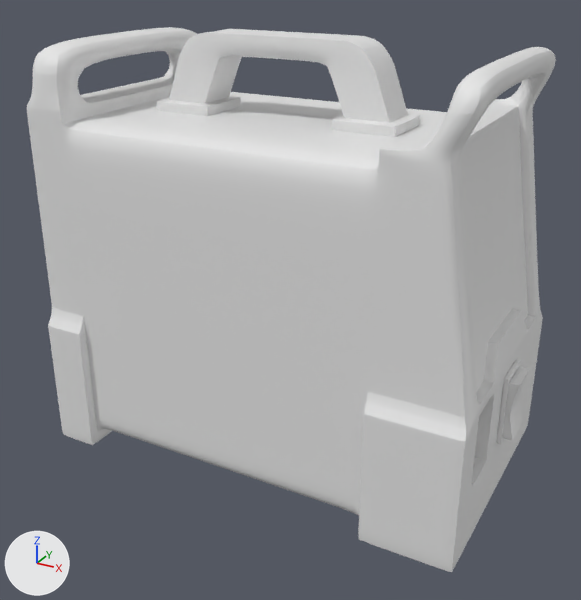
What one commit did to the Blender file Models/Welder/Welder.blend.
One viewpoint serves both versions: a 50 mm camera at (0.406, -0.755, 0.553) aimed at (0.005, -0.027, 0.189). Arrows for +X, +Y and +Z are at lower left; the lights stay in place. Materials are left out; every surface is plain grey.

The first picture shows 'Cube', 'Hendel', 'Switch'.
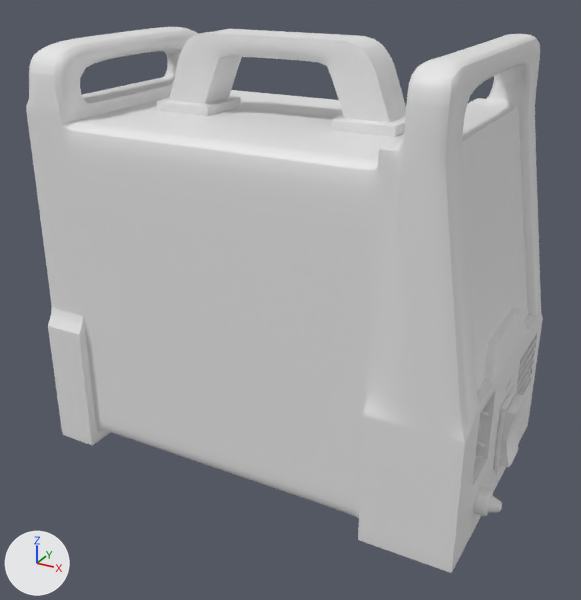
What changed in the scene script:
```text
Change me_cube:
    used by ob_cube; location = (-0.019, 0.0, 0.184); scale = (0.25, 0.15, 0.2)
    remove me_cube.from_pydata(...)  # 387 vertices, 391 faces; spans x -0.93..1.07, y -1.0..1.0, z -0.92..1.41
    add me_cube.from_pydata(...)  # 578 vertices, 583 faces; spans x -0.93..1.07, y -1.0..1.0, z -0.92..1.44
    me_cube part 1: 31 vertices moved from x 0.89..1.07, y -0.93..0.93, z -0.55..1.41 to x 0.76..1.07, y -1.0..1.0, z -0.55..1.44; 25 vertices removed from x 0.81..1.07, y -0.93..0.93, z -0.76..1.41; 216 vertices added at x -0.93..1.07, y -1.0..1.0, z -0.92..1.44
Add me_cylinder_001:
    me_cylinder_001.from_pydata(...)  # 24 vertices, 22 faces; spans x -0.0141..0.0141, y -0.0163..0.0163, z -0.0067..0.019
    me_cylinder_001.polygons.foreach_set('use_smooth', [True] * 22)
Change ob_switch:
    ob_switch.location: (0.256, 0.0, 0.114) -> (0.256, 0.0, 0.081)
Add ob_cylinder_001:
    ob_cylinder_001 = bpy.data.objects.new('Cylinder.001', me_cylinder_001)
    ob_cylinder_001.location = (0.255, -0.079, 0.039)
    ob_cylinder_001.rotation_euler = (0.0, 1.571, 0.0)  # degrees (0, 90, 0)
    _m = ob_cylinder_001.modifiers.new('Subdivision', 'SUBSURF')
    _m.levels = 3
```

Changed parts and their boxes [x1, y1, x2, y2] in the pictures (581 x 600 px):
'Cube', reshaped: before [27, 27, 556, 572]; after [26, 27, 543, 573]
'Switch', moved: before [502, 367, 529, 441]; after [499, 394, 525, 467]
'Cylinder.001', added: after [474, 487, 502, 516]
part 1 of me_cube, built on: before [364, 47, 556, 545]; after [29, 27, 543, 573]
